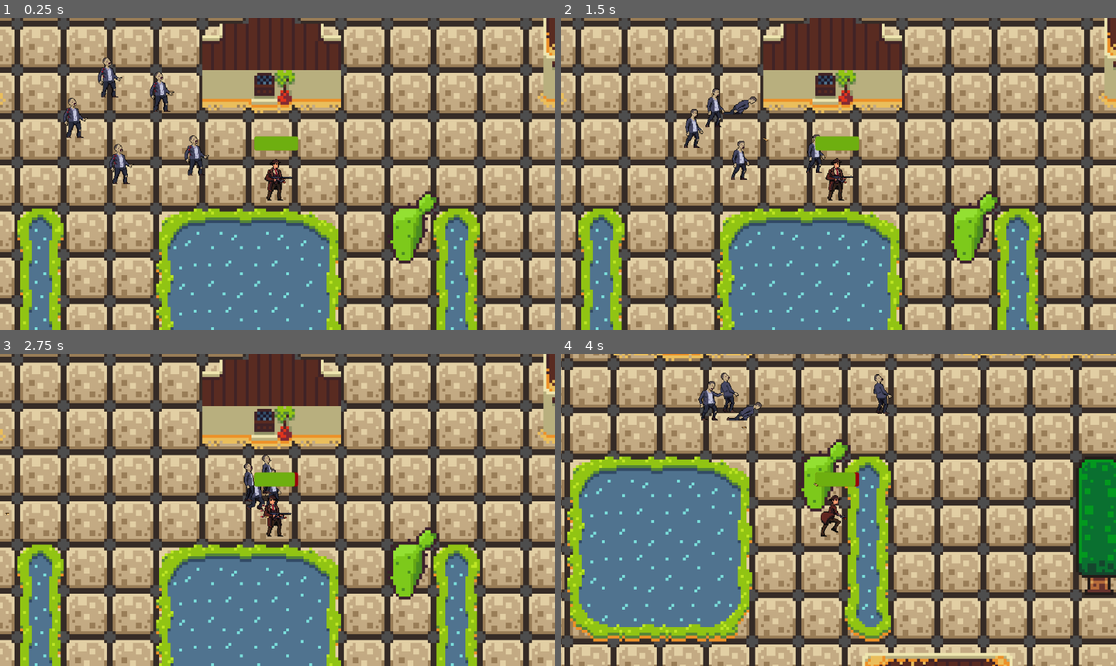
Above: before the commit, frames 1-4 (two rows, left to right).
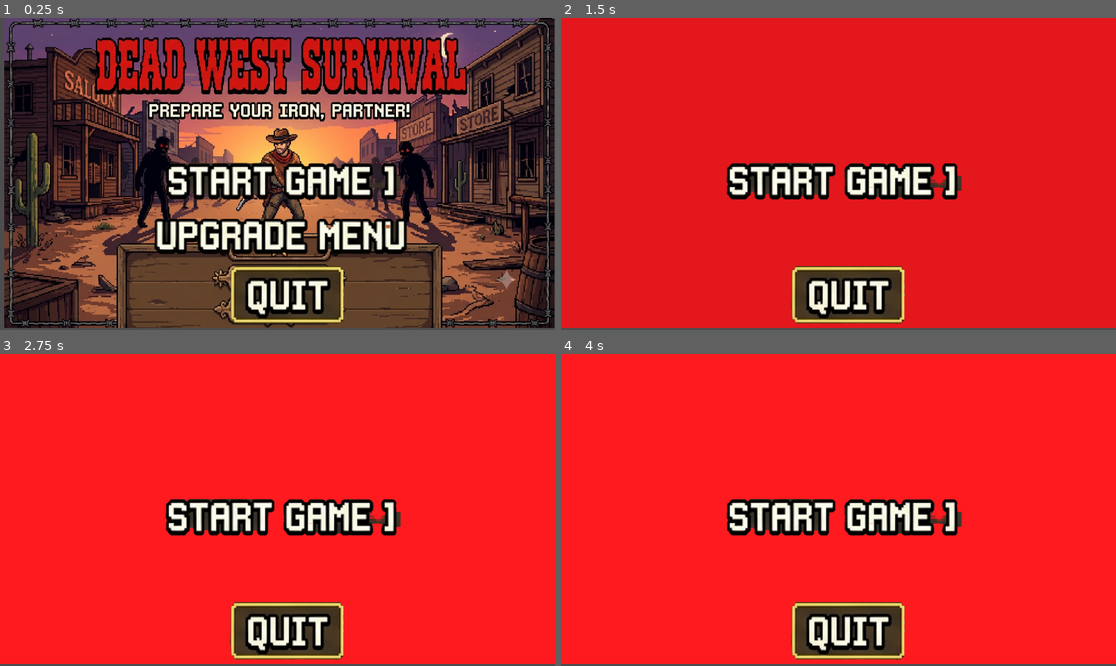
Above: after the commit, the same moments.

Repository: shauryaexe1/Zombie-Wars-
Game: Godot game, scene res://Scenes/main_menu.tscn
Same seed, same stepped clock (60 frames per second), same inputs: the game is played once before the commit and once after it. Before the commit the project starts from res://Scenes/main_game.tscn.
Inputs (mouse positions are in pixels of both pictures, inside the frame that each line leads up to):
- Up to frame 1 (0.25 s): no input
- Up to frame 2 (1.5 s): click (844, 236) at 0.52 s; click (832, 177) at 1.27 s
- Up to frame 3 (2.75 s): click (271, 513) at 2.02 s
- Up to frame 4 (4 s): hold Right (ui_right) 2.78-3.53 s; hold Down (ui_down) from 3.53 s (still down)

The runs differ from the first frame. In frame 1, 96% of the frame differs, in the area x 0-100%, y 0-100%; in frame 2, 100%; in frame 3, 100%; in frame 4, 100%.

Commit message:
finished starting game and game over screen
i finished the starting game and game over screen along with started working with the scoring system today. will finish by tommorow.

Diff:
--- a/Scenes/main_game.tscn
+++ b/Scenes/main_game.tscn
@@ -7,10 +7,11 @@
 [ext_resource type="Texture2D" uid="uid://bi7krufgnhklm" path="res://Assests/brackeys_platformer_assets/sprites/world_tileset.png" id="3_0e3vx"]
 [ext_resource type="Texture2D" uid="uid://bpetror8dce71" path="res://Assests/Cactus_Sprite_Sheet.png" id="4_6j5ir"]
 [ext_resource type="PackedScene" uid="uid://cfv8fsmect71w" path="res://Scenes/fade_transition.tscn" id="7_18r40"]
+[ext_resource type="FontFile" uid="uid://bvn6bprv7ardh" path="res://All design/Cowboys 2.0.otf" id="8_6y7pd"]
 
 [sub_resource type="Curve2D" id="Curve2D_18r40"]
 _data = {
-"points": PackedVector2Array(0, 0, 0, 0, -43.38612, -180.07527, 0, 0, 0, 0, -33.58414, -327.47488, 0, 0, 0, 0, 108, -327.47488, 0, 0, 0, 0, 114.53465, -161.05597, 0, 0, 0, 0, 238.69307, -159.47102, 0, 0, 0, 0, 241.96039, 16.457535, 0, 0, 0, 0, 439.08908, -21.581078, 0, 0, 0, 0, 460.87128, -2.5617676, 0, 0, 0, 0, 466.09482, 219.0274, 0, 0, 0, 0, 628.6424, 212.59799, 0, 0, 0, 0, 625.3267, 452.3166, 0, 0, 0, 0, 442.3564, 450.73163, 0, 0, 0, 0, 442.3564, 724.9266, 0, 0, 0, 0, 204.9307, 710.6621, 0, 0, 0, 0, 199.48515, 807.34357, 0, 0, 0, 0, -153.38611, 808.9285, 0, 0, 0, 0, -155.56433, 623.4903, 0, 0, 0, 0, -324.3762, 623.4903, 0, 0, 0, 0, -309.12866, 127.40347, 0, 0, 0, 0, -257.94055, 6.947876, 0, 0, 0, 0, -159.92076, -13.656364, 0, 0, 0, 0, -152.297, -168.98068, 0, 0, 0, 0, -43.38612, -180.07527)
+"points": PackedVector2Array(0, 0, 0, 0, -43.38612, -180.07527, 0, 0, 0, 0, -33.58414, -327.47488, 0, 0, 0, 0, 62.623035, -104.73161, 0, 0, 0, 0, 131.07188, -94.41943, 0, 0, 0, 0, 241.6431, -98.54431, 0, 0, 0, 0, 315.35724, -71.732605, 0, 0, 0, 0, 439.09167, -73.795044, 0, 0, 0, 0, 460.87128, -2.5617676, 0, 0, 0, 0, 569.2557, 163.23315, 0, 0, 0, 0, 628.6424, 212.59799, 0, 0, 0, 0, 611.6749, 440.0428, 0, 0, 0, 0, 495.729, 469.40137, 0, 0, 0, 0, 473.1054, 729.4347, 0, 0, 0, 0, 249.54105, 922.3624, 0, 0, 0, 0, 49.459797, 916.1752, 0, 0, 0, 0, -153.38611, 808.9285, 0, 0, 0, 0, -155.56433, 623.4903, 0, 0, 0, 0, -324.3762, 623.4903, 0, 0, 0, 0, -292.78442, 138.63608, 0, 0, 0, 0, -240.13148, 14.889801, 0, 0, 0, 0, -250.84955, -115.67351, 0, 0, 0, 0, -67.03287, -107.28534, 0, 0, 0, 0, -43.38612, -180.07527)
 }
 point_count = 23
 
@@ -679,8 +680,8 @@
 
 [node name="Path2D" type="Path2D" parent="Player" unique_id=645777801]
 z_index = 3
-position = Vector2(-28.645758, -13.265359)
-scale = Vector2(0.8981986, 0.6221383)
+position = Vector2(-61.2963, 43.160316)
+scale = Vector2(0.35361317, 0.47686204)
 curve = SubResource("Curve2D_18r40")
 
 [node name="PathFollow2D" type="PathFollow2D" parent="Player/Path2D" unique_id=67879685]
@@ -745,4 +746,29 @@
 [node name="Fade_Transition" parent="." unique_id=1140905974 instance=ExtResource("7_18r40")]
 visible = false
 
+[node name="ScoreUI" type="CanvasLayer" parent="." unique_id=460759391]
+
+[node name="Control" type="Control" parent="ScoreUI" unique_id=392396123]
+layout_mode = 3
+anchors_preset = 15
+anchor_right = 1.0
+anchor_bottom = 1.0
+grow_horizontal = 2
+grow_vertical = 2
+
+[node name="Label" type="Label" parent="ScoreUI/Control" unique_id=1475314557]
+layout_mode = 1
+anchors_preset = -1
+anchor_left = -0.039
+anchor_top = -0.07
+anchor_right = -0.039
+anchor_bottom = -0.07
+offset_left = 1068.928
+offset_top = 70.36
+offset_right = 1134.928
+offset_bottom = 97.36
+theme_override_fonts/font = ExtResource("8_6y7pd")
+theme_override_font_sizes/font_size = 30
+text = "Score"
+
 [connection signal="timeout" from="Timer" to="." method="_on_timer_timeout"]
--- /dev/null
+++ b/Scenes/main_menu.tscn
@@ -0,0 +1,70 @@
+[gd_scene format=3 uid="uid://c3ovnfqlue0uj"]
+
+[ext_resource type="Script" uid="uid://dcbrsgw5yt6hi" path="res://Scripts/main_menu.gd" id="1_vr1f0"]
+[ext_resource type="Texture2D" uid="uid://c8eyr1a3ohn3m" path="res://Button Srt/Screenshot 2026-08-04 at 11.01.39 PM.png" id="2_t1dhk"]
+[ext_resource type="Texture2D" uid="uid://cqgdvnxxqwvi6" path="res://Button Srt/Screenshot 2026-08-04 at 11.02.33 PM.png" id="3_5egv6"]
+[ext_resource type="Texture2D" uid="uid://dk0jrp2124cg0" path="res://Button Srt/Screenshot 2026-08-04 at 11.02.07 PM.png" id="4_vtepg"]
+[ext_resource type="Texture2D" uid="uid://lai1hyutcu5v" path="res://Button Srt/Screenshot 2026-08-04 at 11.02.44 PM.png" id="5_8dnnj"]
+[ext_resource type="Texture2D" uid="uid://bf2tottwnbjfm" path="res://Button Srt/Screenshot 2026-08-04 at 11.02.57 PM.png" id="6_m3bi6"]
+[ext_resource type="Texture2D" uid="uid://fwwrv8siu0tj" path="res://Button Srt/Screenshot 2026-08-04 at 11.03.08 PM.png" id="7_wyh8j"]
+[ext_resource type="Texture2D" uid="uid://khjwqc3vrfkj" path="res://Button Srt/Screenshot 2026-08-04 at 11.19.11 PM.png" id="8_ujyyl"]
+[ext_resource type="Texture2D" uid="uid://dxjdx5e05wggk" path="res://Button Srt/Screenshot 2026-08-04 at 11.19.26 PM.png" id="9_mkpwh"]
+[ext_resource type="Texture2D" uid="uid://cd5ylwniuwore" path="res://Button Srt/Gamestart.png" id="10_4nkqq"]
+[ext_resource type="PackedScene" uid="uid://cfv8fsmect71w" path="res://Scenes/fade_transition.tscn" id="11_ehtkc"]
+
+[node name="Main Menu" type="Node2D" unique_id=2051416741]
+script = ExtResource("1_vr1f0")
+
+[node name="Button_Manager" type="Control" parent="." unique_id=827543213]
+layout_mode = 3
+anchors_preset = 0
+offset_right = 40.0
+offset_bottom = 40.0
+
+[node name="Game Start" type="TextureButton" parent="Button_Manager" unique_id=1648912826]
+z_index = 1
+layout_mode = 0
+offset_left = 282.0
+offset_top = 282.0
+offset_right = 839.0
+offset_bottom = 383.0
+texture_normal = ExtResource("2_t1dhk")
+texture_pressed = ExtResource("3_5egv6")
+texture_hover = ExtResource("4_vtepg")
+ignore_texture_size = true
+
+[node name="Upgrade Menu" type="TextureButton" parent="Button_Manager" unique_id=1066961940]
+z_index = 1
+layout_mode = 0
+offset_left = 291.0
+offset_top = 370.0
+offset_right = 877.0
+offset_bottom = 534.0
+texture_normal = ExtResource("5_8dnnj")
+texture_pressed = ExtResource("6_m3bi6")
+texture_hover = ExtResource("7_wyh8j")
+
+[node name="Exit" type="TextureButton" parent="Button_Manager" unique_id=764141367]
+z_index = 1
+layout_mode = 0
+offset_left = 300.0
+offset_top = 492.0
+offset_right = 886.0
+offset_bottom = 656.0
+texture_normal = ExtResource("8_ujyyl")
+texture_pressed = ExtResource("9_mkpwh")
+
+[node name="Gamestart" type="Sprite2D" parent="." unique_id=149314653]
+position = Vector2(580, 321)
+scale = Vector2(0.8299418, 0.84244794)
+texture = ExtResource("10_4nkqq")
+
+[node name="Fade_Transition" parent="." unique_id=1140905974 instance=ExtResource("11_ehtkc")]
+visible = false
+
+[node name="Fade_timer" type="Timer" parent="Fade_Transition" unique_id=75951796]
+
+[connection signal="pressed" from="Button_Manager/Game Start" to="." method="_on_game_start_pressed"]
+[connection signal="pressed" from="Button_Manager/Upgrade Menu" to="." method="_on_upgrade_menu_pressed"]
+[connection signal="pressed" from="Button_Manager/Exit" to="." method="_on_exit_pressed"]
+[connection signal="timeout" from="Fade_Transition/Fade_timer" to="." method="_on_fade_timer_timeout"]
--- a/main_menu.gd
+++ b/Scripts/main_menu.gd
@@ -7,6 +7,9 @@
 	$Fade_Transition.show()
 	$Fade_Transition/Fade_timer.start()
 	$Fade_Transition/AnimationPlayer.play("fade_in")
+	$"Button_Manager/Game Start".hide()
+	$"Button_Manager/Upgrade Menu".hide()
+	$Button_Manager/Exit.hide()
 
 
 func _on_upgrade_menu_pressed() -> void:
@@ -14,9 +17,11 @@
 	$Fade_Transition.show()
 	$Fade_Transition/Fade_timer.start()
 	$Fade_Transition/AnimationPlayer.play("fade_in")
+	$"Button_Manager/Upgrade Menu".hide()
 
 func _on_exit_pressed() -> void:
 	get_tree().quit()
+	$Button_Manager/Exit.hide()
 
 
 func _on_fade_timer_timeout() -> void:
--- a/main_menu.tscn
+++ /dev/null
@@ -1,70 +0,0 @@
-[gd_scene format=3 uid="uid://c3ovnfqlue0uj"]
-
-[ext_resource type="Script" uid="uid://dcbrsgw5yt6hi" path="res://main_menu.gd" id="1_06t4h"]
-[ext_resource type="Texture2D" uid="uid://c8eyr1a3ohn3m" path="res://Button Srt/Screenshot 2026-08-04 at 11.01.39 PM.png" id="2_dy7ct"]
-[ext_resource type="Texture2D" uid="uid://lai1hyutcu5v" path="res://Button Srt/Screenshot 2026-08-04 at 11.02.44 PM.png" id="2_nlkkf"]
-[ext_resource type="Texture2D" uid="uid://cqgdvnxxqwvi6" path="res://Button Srt/Screenshot 2026-08-04 at 11.02.33 PM.png" id="3_0o4t1"]
-[ext_resource type="Texture2D" uid="uid://bf2tottwnbjfm" path="res://Button Srt/Screenshot 2026-08-04 at 11.02.57 PM.png" id="3_qe12f"]
-[ext_resource type="Texture2D" uid="uid://dk0jrp2124cg0" path="res://Button Srt/Screenshot 2026-08-04 at 11.02.07 PM.png" id="4_0k4wn"]
-[ext_resource type="Texture2D" uid="uid://fwwrv8siu0tj" path="res://Button Srt/Screenshot 2026-08-04 at 11.03.08 PM.png" id="4_8qtwp"]
-[ext_resource type="Texture2D" uid="uid://khjwqc3vrfkj" path="res://Button Srt/Screenshot 2026-08-04 at 11.19.11 PM.png" id="5_dy7ct"]
-[ext_resource type="Texture2D" uid="uid://dxjdx5e05wggk" path="res://Button Srt/Screenshot 2026-08-04 at 11.19.26 PM.png" id="6_0o4t1"]
-[ext_resource type="Texture2D" uid="uid://cd5ylwniuwore" path="res://Button Srt/Gamestart.png" id="10_0o4t1"]
-[ext_resource type="PackedScene" uid="uid://cfv8fsmect71w" path="res://Scenes/fade_transition.tscn" id="11_0k4wn"]
-
-[node name="Main Menu" type="Node2D" unique_id=2051416741]
-script = ExtResource("1_06t4h")
-
-[node name="Button_Manager" type="Control" parent="." unique_id=827543213]
-layout_mode = 3
-anchors_preset = 0
-offset_right = 40.0
-offset_bottom = 40.0
-
-[node name="Game Start" type="TextureButton" parent="Button_Manager" unique_id=1648912826]
-z_index = 1
-layout_mode = 0
-offset_left = 282.0
-offset_top = 282.0
-offset_right = 839.0
-offset_bottom = 383.0
-texture_normal = ExtResource("2_dy7ct")
-texture_pressed = ExtResource("3_0o4t1")
-texture_hover = ExtResource("4_0k4wn")
-ignore_texture_size = true
-
-[node name="Upgrade Menu" type="TextureButton" parent="Button_Manager" unique_id=1066961940]
-z_index = 1
-layout_mode = 0
-offset_left = 291.0
-offset_top = 370.0
-offset_right = 877.0
-offset_bottom = 534.0
-texture_normal = ExtResource("2_nlkkf")
-texture_pressed = ExtResource("3_qe12f")
-texture_hover = ExtResource("4_8qtwp")
-
-[node name="Exit" type="TextureButton" parent="Button_Manager" unique_id=764141367]
-z_index = 1
-layout_mode = 0
-offset_left = 300.0
-offset_top = 492.0
-offset_right = 886.0
-offset_bottom = 656.0
-texture_normal = ExtResource("5_dy7ct")
-texture_pressed = ExtResource("6_0o4t1")
-
-[node name="Gamestart" type="Sprite2D" parent="." unique_id=149314653]
-position = Vector2(580, 321)
-scale = Vector2(0.8299418, 0.84244794)
-texture = ExtResource("10_0o4t1")
-
-[node name="Fade_Transition" parent="." unique_id=1140905974 instance=ExtResource("11_0k4wn")]
-visible = false
-
-[node name="Fade_timer" type="Timer" parent="Fade_Transition" unique_id=75951796]
-
-[connection signal="pressed" from="Button_Manager/Game Start" to="." method="_on_game_start_pressed"]
-[connection signal="pressed" from="Button_Manager/Upgrade Menu" to="." method="_on_upgrade_menu_pressed"]
-[connection signal="pressed" from="Button_Manager/Exit" to="." method="_on_exit_pressed"]
-[connection signal="timeout" from="Fade_Transition/Fade_timer" to="." method="_on_fade_timer_timeout"]
--- a/project.godot
+++ b/project.godot
@@ -11,7 +11,7 @@
 [application]
 
 config/name="Zombie Wars"
-run/main_scene="uid://dcxlrntu0emya"
+run/main_scene="uid://c3ovnfqlue0uj"
 config/features=PackedStringArray("4.6", "Forward Plus")
 config/icon="res://icon.svg"
 
Binary file added: All design/Cowboys 2.0.otf
Not shown, added: All design/Cowboys 2.0.otf.import
Binary file added: Button Srt/ahz28qgfilzkalyqtazb.png
Not shown, added: Button Srt/ahz28qgfilzkalyqtazb.png.import
Binary file added: Button Srt/amanwwpsexrq4zq6hjrh.png
Not shown, added: Button Srt/amanwwpsexrq4zq6hjrh.png.import
Binary file added: Button Srt/jginmwfhtzwbmzfhvtiu.png
Not shown, added: Button Srt/jginmwfhtzwbmzfhvtiu.png.import
Binary file added: Button Srt/qgzecgbtrwrw37lp1fsa.png
Not shown, added: Button Srt/qgzecgbtrwrw37lp1fsa.png.import
Renamed: main_menu.gd.uid -> Scripts/main_menu.gd.uid
Not shown, added: Assests/cowboys.zip
